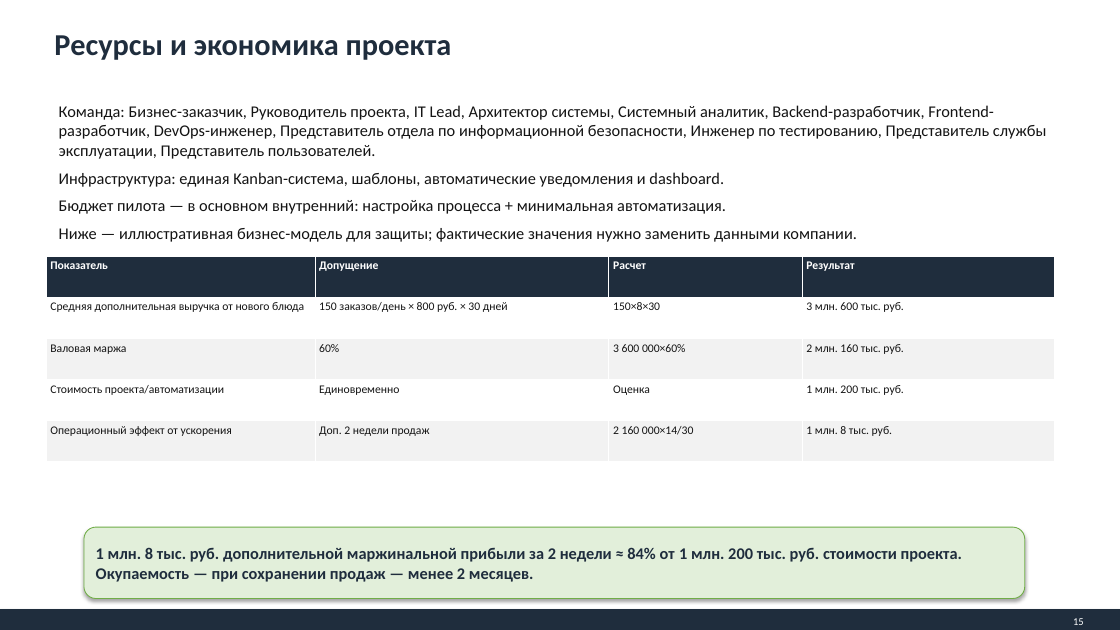
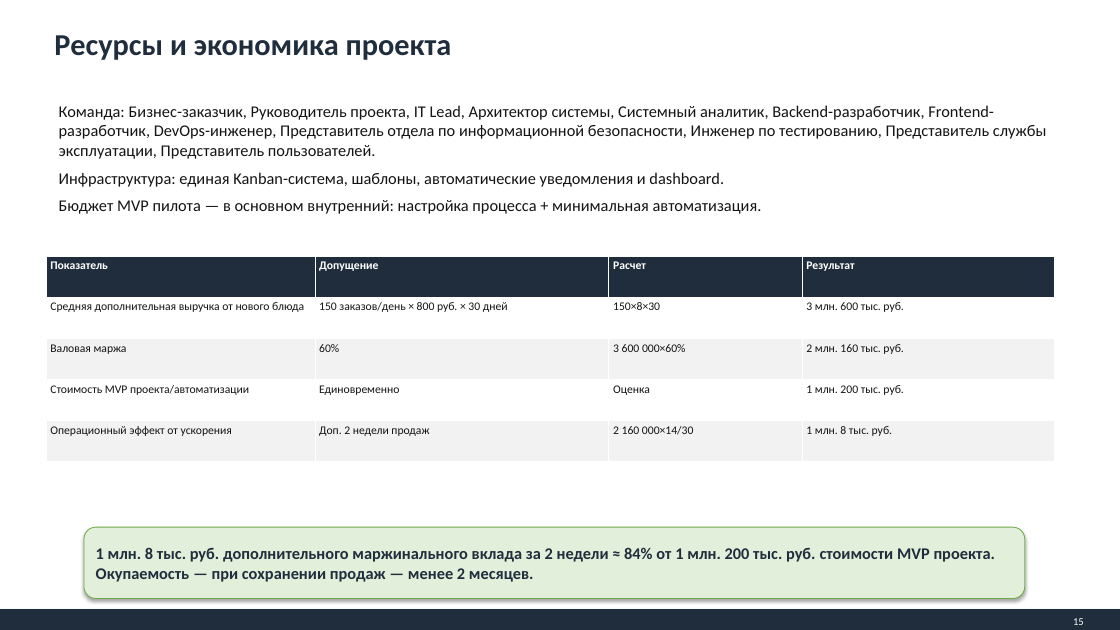
Before and after one commit to Romich177/otus_project_work, a slide deck: slide 15 of Documentation/Prezentation/Проект_ускорения_внедрения_нового_продукта.pptx. Drawn at 1120x630 pixels with LibreOffice and Linux fonts; fonts in the diff are those of the drawing. Boxes give left, top, right and bottom in pixels: in the first picture for what was removed or moved away, otherwise in the second. Text is boxed around its words. In the diff, an @@ line names an element or a change of style, - is before the commit and + after.

```diff
--- a/Documentation/Prezentation/Проект_ускорения_внедрения_нового_продукта.pptx
+++ b/Documentation/Prezentation/Проект_ускорения_внедрения_нового_продукта.pptx
@@ text at <box>59,200,762,214</box>: text changed @@
-Бюджет пилота — в основном внутренний: настройка процесса + минимальная автоматизация.
-Ниже — иллюстративная бизнес-модель для защиты; фактические значения нужно заменить данными компании.
+Бюджет MVP пилота — в основном внутренний: настройка процесса + минимальная автоматизация.
@@ table at <box>46,256,1054,462</box> @@
-row 4, column 1: Стоимость проекта/автоматизации
+row 4, column 1: Стоимость MVP проекта/автоматизации
@@ text in rounded rectangle at <box>96,547,995,582</box>: text changed @@
-1 млн. 8 тыс. руб. дополнительной маржинальной прибыли за 2 недели ≈ 84% от 1 млн. 200 тыс. руб. стоимости проекта. Окупаемость — при сохранении продаж — менее 2 месяцев.
+1 млн. 8 тыс. руб. дополнительного маржинального вклада за 2 недели ≈ 84% от 1 млн. 200 тыс. руб. стоимости MVP проекта. Окупаемость — при сохранении продаж — менее 2 месяцев.
```
Also in this commit, not shown: 3 other slides changed, 9 other files.
